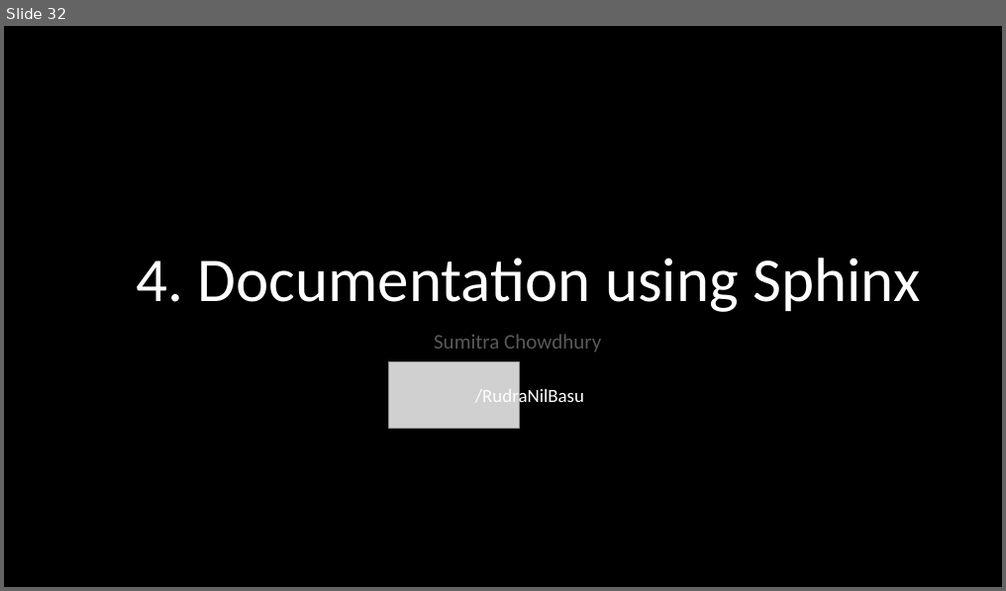
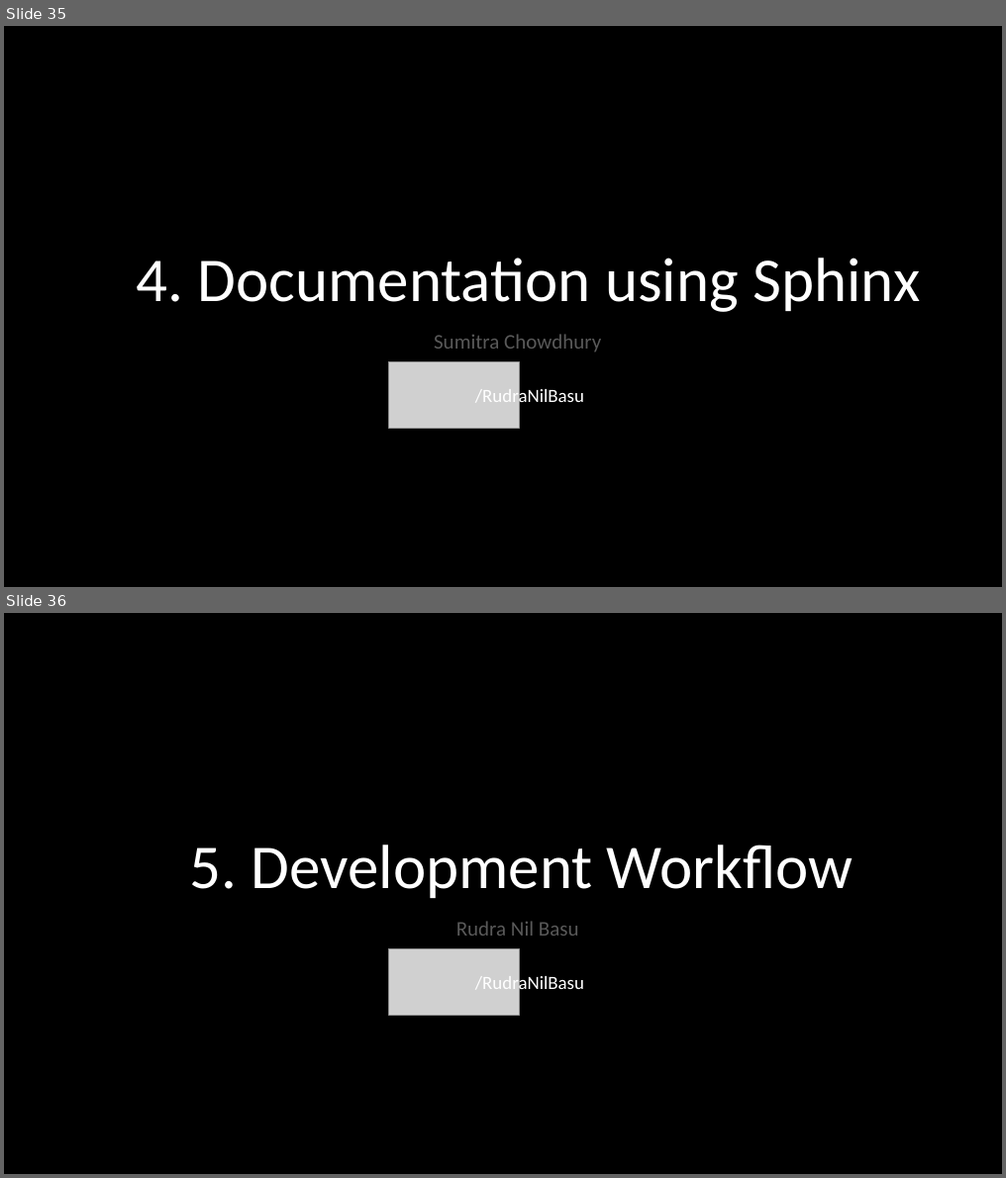
Before and after one commit to PhoenixRRDS/Presentation, a slide deck: The design and development of AIRYL.pptx. Shown one above the other, each under a label of ours: slide 32 before the commit, slides 35 and 36 after it. The pictures are 1006x591 and 1006x1178 pixels, drawn with LibreOffice and Linux fonts; fonts in the diff are those of the drawing; grey boxes stand for pictures. Boxes give left, top, right and bottom in pixels: in the first picture for what was removed or moved away, otherwise in the second. Text is boxed around its words. In the diff, an @@ line names an element or a change of style, - is before the commit and + after.

```diff
--- a/The design and development of AIRYL.pptx
+++ b/The design and development of AIRYL.pptx
@@ slide 36 added at (4, 613, 1002, 1174), background #000000 @@
@@ title added at (190, 845, 852, 898), 60 pt, text #FFFFFF @@
+5. Development Workflow
@@ subtitle added at (456, 921, 579, 936), 20 pt, text #595959 @@
+Rudra Nil Basu
@@ picture added at (389, 950, 520, 1015) @@
@@ text added at (475, 973, 584, 994), 18 pt, text #FFFFFF @@
+/RudraNilBasu
@@ what was slide 32 is now slide 35 @@
```
Also in this commit, not shown: 1 slide changed, 6 other slides added.
